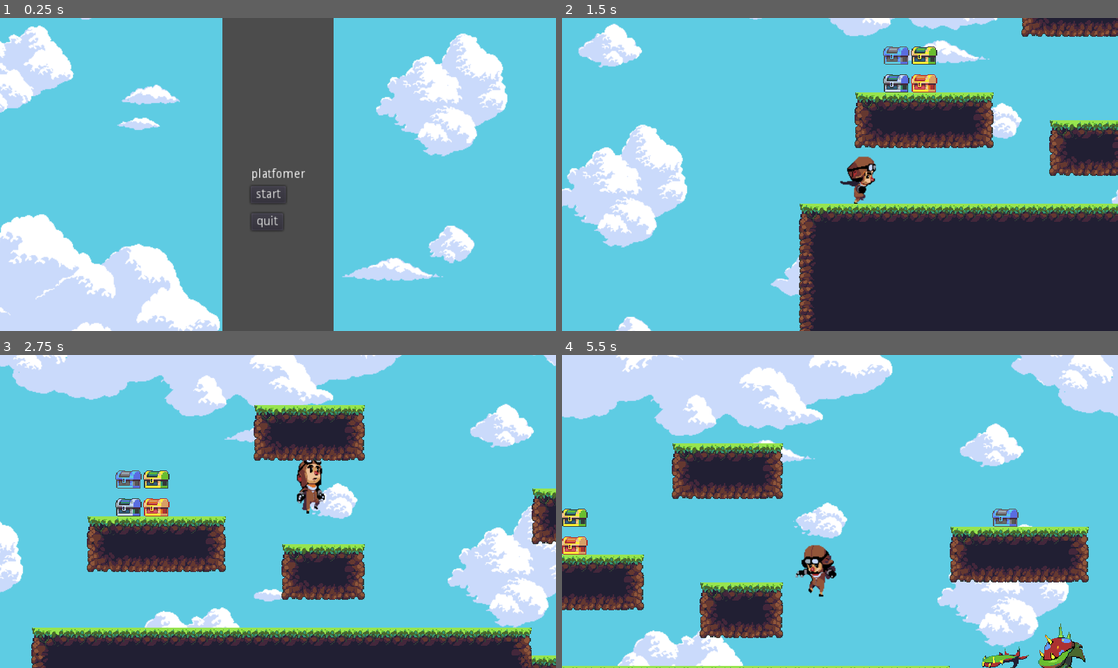
Above: before the commit, frames 1-4 (two rows, left to right).
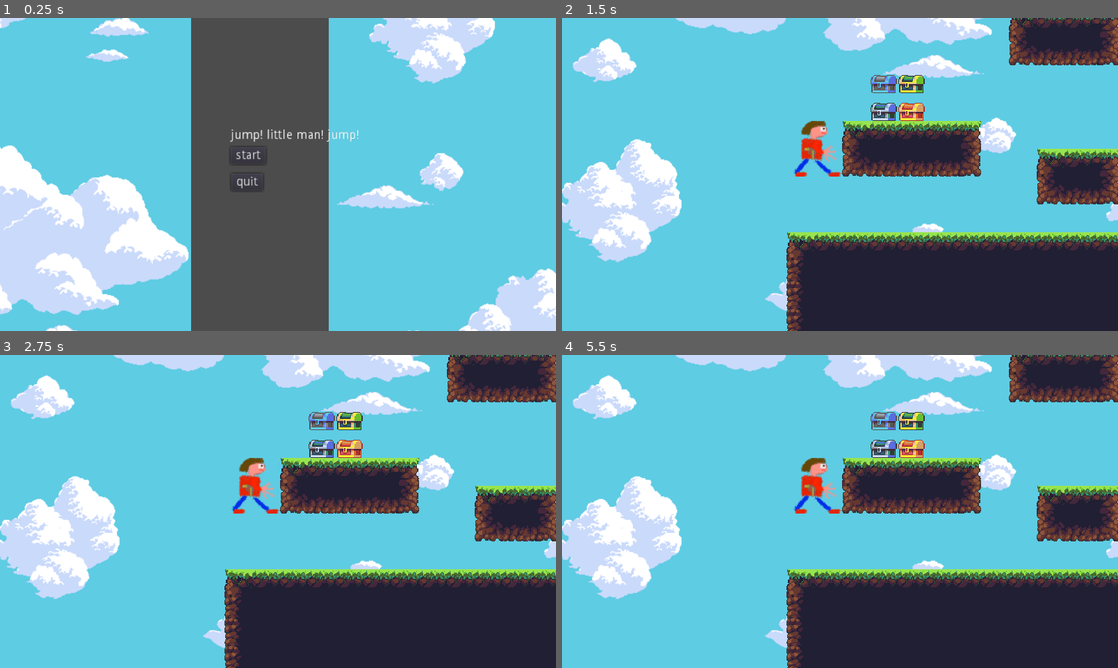
Above: after the commit, the same moments.

Repository: codekid-rgb/Zap-Star-finished
Game: Godot game, scene res://start menu.tscn
The game is run twice, just before and just after one commit, with the same random seed, the same clock (stepped at 60 frames per second) and the same inputs. The engine's default icon, where the game draws it, is replaced by a stand-in: a white triangle on a blue panel in a dark square.
Inputs:
- Up to frame 1 (0.25 s): no input
- Up to frame 2 (1.5 s): click "start" at 0.5 s; hold Right (ui_right) from 1.28 s (still down)
- Up to frame 3 (2.75 s): keep holding Right (ui_right); tap Up (ui_up) at 1.52, 2.27 s
- Up to frame 4 (5.5 s): release Right (ui_right) at 2.78 s; hold Left (ui_left) 2.78-3.53 s; hold Right (ui_right) 3.53-5.03 s; tap Up (ui_up) at 3.77, 4.52, 5.27 s; hold Left (ui_left) from 5.03 s (still down)

The runs differ from the first frame. In frame 1, 35% of the frame differs, in the area x 0-100%, y 0-100%; in frame 2, 34%; in frame 3, 57%; in frame 4, 63%.

Commit message:
eugene's changes

Diff:
--- /dev/null
+++ b/Area2D.gd
@@ -0,0 +1,11 @@
+
+extends Area2D
+
+export(String, FILE, "*.tscn") var world_scene
+
+
+func _physics_process(delta):
+	var bodies = get_overlapping_bodies()
+	for body in bodies:
+		if body.name == "enimy 1":
+			get_tree().change_scene(world_scene)
--- a/Player.tscn
+++ b/Player.tscn
@@ -1,16 +1,11 @@
-[gd_scene load_steps=14 format=2]
+[gd_scene load_steps=9 format=2]
 
 [ext_resource path="res://Player.gd" type="Script" id=1]
-[ext_resource path="res://Sprites/Player/Idle0.png" type="Texture" id=2]
-[ext_resource path="res://Sprites/Player/Jump3.png" type="Texture" id=3]
-[ext_resource path="res://Sprites/Player/Run0.png" type="Texture" id=4]
-[ext_resource path="res://Sprites/Player/Run1.png" type="Texture" id=5]
-[ext_resource path="res://Sprites/Player/Run2.png" type="Texture" id=6]
-[ext_resource path="res://Sprites/Player/Run3.png" type="Texture" id=7]
-[ext_resource path="res://Sprites/Player/Run4.png" type="Texture" id=8]
-[ext_resource path="res://Sprites/Player/Run7.png" type="Texture" id=9]
-[ext_resource path="res://Sprites/Player/Jump0.png" type="Texture" id=10]
-[ext_resource path="res://Sprites/Sky.png" type="Texture" id=11]
+[ext_resource path="res://Zap walk.png" type="Texture" id=2]
+[ext_resource path="res://Zap jump.png" type="Texture" id=3]
+[ext_resource path="res://Walk 4.png" type="Texture" id=4]
+[ext_resource path="res://Shoot.png" type="Texture" id=5]
+[ext_resource path="res://Sprites/Sky.png" type="Texture" id=6]
 
 [sub_resource type="SpriteFrames" id=1]
 animations = [ {
@@ -21,24 +16,31 @@
 }, {
 "frames": [ ExtResource( 3 ) ],
 "loop": true,
-"name": "fall",
+"name": "jump",
 "speed": 5.0
 }, {
-"frames": [ ExtResource( 4 ), ExtResource( 5 ), ExtResource( 6 ), ExtResource( 7 ), ExtResource( 8 ), ExtResource( 9 ) ],
+"frames": [ ExtResource( 4 ), ExtResource( 2 ) ],
 "loop": true,
 "name": "run",
 "speed": 12.0
 }, {
-"frames": [ ExtResource( 10 ) ],
+"frames": [ ExtResource( 3 ) ],
 "loop": true,
-"name": "jump",
+"name": "fall",
+"speed": 5.0
+}, {
+"frames": [ ExtResource( 5 ) ],
+"loop": true,
+"name": "shoot",
 "speed": 5.0
 } ]
 
 [sub_resource type="CapsuleShape2D" id=2]
-height = 32.0
+radius = 15.7987
+height = 20.7157
 
 [node name="Player" type="KinematicBody2D"]
+position = Vector2( 1.1095, -5.39946 )
 script = ExtResource( 1 )
 __meta__ = {
 "_edit_group_": true
--- /dev/null
+++ b/bulet root.gd
@@ -0,0 +1,9 @@
+extends Node2D
+
+# Called every frame. 'delta' is the elapsed time since the previous frame.
+func _process(delta):
+  move_local_x(delta * 400)
+
+func _on_Area2D_area_entered(area):
+  if(area.get_collision_layer_bit(2)):
+    queue_free()
--- /dev/null
+++ b/bulet root.tscn
@@ -0,0 +1,22 @@
+[gd_scene load_steps=5 format=2]
+
+[ext_resource path="res://bulet root.gd" type="Script" id=1]
+[ext_resource path="res://Bulet .png" type="Texture" id=2]
+[ext_resource path="res://Area2D.gd" type="Script" id=3]
+
+[sub_resource type="RectangleShape2D" id=1]
+extents = Vector2( 10.7998, 6.36354 )
+
+[node name="bulet root" type="Node2D"]
+script = ExtResource( 1 )
+
+[node name="bulet" type="Sprite" parent="."]
+texture = ExtResource( 2 )
+
+[node name="Area2D" type="Area2D" parent="."]
+script = ExtResource( 3 )
+world_scene = "res://enimi world.tscn"
+
+[node name="CollisionShape2D" type="CollisionShape2D" parent="Area2D"]
+position = Vector2( 3.32868, -2.7739 )
+shape = SubResource( 1 )
--- /dev/null
+++ b/enimi world.tscn
@@ -0,0 +1,10 @@
+[gd_scene load_steps=2 format=2]
+
+[ext_resource path="res://dirt gras.tres" type="TileSet" id=1]
+
+[node name="Node2D" type="Node2D"]
+
+[node name="TileMap" type="TileMap" parent="."]
+tile_set = ExtResource( 1 )
+cell_size = Vector2( 32, 32 )
+tile_data = PoolIntArray( 262141, 0, 65536, 262142, 0, 65537, 262143, 0, 65537, 196608, 0, 65537, 196609, 0, 65537, 196610, 0, 65537, 196611, 0, 65537, 196612, 0, 65537, 196613, 0, 65537, 196614, 0, 65537, 196615, 0, 65537, 196616, 0, 65537, 196617, 0, 65537, 196618, 0, 65537, 196619, 0, 65537, 196620, 0, 65538, 327677, 0, 3, 327678, 0, 4, 327679, 0, 4, 262144, 0, 4, 262145, 0, 4, 262146, 0, 4, 262147, 0, 4, 262148, 0, 4, 262149, 0, 4, 262150, 0, 4, 262151, 0, 4, 262152, 0, 4, 262153, 0, 4, 262154, 0, 4, 262155, 0, 4, 262156, 0, 5 )
--- a/enimy 1.tscn
+++ b/enimy 1.tscn
@@ -1,13 +1,17 @@
-[gd_scene load_steps=4 format=2]
+[gd_scene load_steps=6 format=2]
 
 [ext_resource path="res://enimy 1.gd" type="Script" id=1]
-[ext_resource path="res://icon.png" type="Texture" id=2]
+[ext_resource path="res://Enimi 1.png" type="Texture" id=2]
+[ext_resource path="res://Area2D.gd" type="Script" id=3]
 
 [sub_resource type="RectangleShape2D" id=1]
-extents = Vector2( 32, 32 )
+extents = Vector2( 25.3983, 32 )
+
+[sub_resource type="CapsuleShape2D" id=2]
+radius = 26.2346
 
 [node name="enimy 1" type="KinematicBody2D"]
-position = Vector2( 256, 64 )
+position = Vector2( 281.924, 74.453 )
 script = ExtResource( 1 )
 __meta__ = {
 "_edit_group_": true
@@ -17,9 +21,18 @@
 shape = SubResource( 1 )
 
 [node name="icon" type="Sprite" parent="."]
+position = Vector2( 0.284409, 0 )
+scale = Vector2( 1.00889, 1 )
 texture = ExtResource( 2 )
 
 [node name="sensor" type="RayCast2D" parent="."]
-position = Vector2( 34, 0 )
+position = Vector2( 16.857, 3.76309 )
 enabled = true
 cast_to = Vector2( 0, 35 )
+
+[node name="Area2D" type="Area2D" parent="."]
+script = ExtResource( 3 )
+world_scene = "res://World1.tscn"
+
+[node name="CollisionShape2D" type="CollisionShape2D" parent="Area2D"]
+shape = SubResource( 2 )
--- a/start menu.tscn
+++ b/start menu.tscn
@@ -9,27 +9,33 @@
 script = ExtResource( 1 )
 
 [node name="Sky" type="Sprite" parent="."]
-position = Vector2( -64, 173 )
+position = Vector2( -101.051, 94.0179 )
+scale = Vector2( 1.00282, 0.994359 )
 texture = ExtResource( 2 )
 
 [node name="Sky" type="Sprite" parent="Sky"]
-position = Vector2( 768, 127 )
+position = Vector2( 783.056, 123.594 )
+scale = Vector2( 0.952949, 1.01064 )
 texture = ExtResource( 2 )
 
 [node name="CenterContainer" type="CenterContainer" parent="."]
 anchor_right = 1.0
 anchor_bottom = 1.0
+margin_left = 20.0
+margin_top = -59.0
+margin_right = 20.0
+margin_bottom = -30.0
 
 [node name="VBoxContainer" type="VBoxContainer" parent="CenterContainer"]
-margin_left = 289.0
-margin_top = 173.0
-margin_right = 351.0
-margin_bottom = 187.0
+margin_left = 246.0
+margin_top = 187.0
+margin_right = 394.0
+margin_bottom = 201.0
 
 [node name="name" type="Label" parent="CenterContainer/VBoxContainer"]
-margin_right = 62.0
+margin_right = 148.0
 margin_bottom = 14.0
-text = "platfomer"
+text = "jump! little man! jump!"
 
 [node name="start" type="Button" parent="CenterContainer/VBoxContainer/name"]
 margin_left = -1.0
--- a/world 11.tscn
+++ b/world 11.tscn
@@ -23,6 +23,6 @@
 
 [node name="world complet" parent="." instance=ExtResource( 4 )]
 position = Vector2( 2432, 288 )
-world_scene = "res://start menu.tscn"
+world_scene = "res://world 12.tscn"
 
 [connection signal="fell" from="Player" to="." method="_on_Player_fell"]
--- a/world 12.tscn
+++ b/world 12.tscn
@@ -24,5 +24,6 @@
 
 [node name="world complet" parent="TileMap" instance=ExtResource( 4 )]
 position = Vector2( 23.1264, 258.471 )
+world_scene = "res://wprld13.tscn"
 
 [connection signal="fell" from="TileMap/Player" to="." method="_on_Player_fell"]
--- a/world3.tscn
+++ b/world3.tscn
@@ -30,9 +30,11 @@
 
 [node name="enimy 1" parent="." instance=ExtResource( 5 )]
 position = Vector2( -1024, 160 )
+ground_speed = 1000
 
 [node name="enimy 2" parent="." instance=ExtResource( 5 )]
 position = Vector2( -608, 256 )
+ground_speed = 1000
 
 [node name="enimy 3" parent="." instance=ExtResource( 5 )]
 position = Vector2( 64, 256 )
--- /dev/null
+++ b/wprld13.tscn
@@ -0,0 +1,28 @@
+[gd_scene load_steps=5 format=2]
+
+[ext_resource path="res://Node2D.gd" type="Script" id=1]
+[ext_resource path="res://dirt gras.tres" type="TileSet" id=2]
+[ext_resource path="res://Player.tscn" type="PackedScene" id=3]
+[ext_resource path="res://world complet.tscn" type="PackedScene" id=4]
+
+[node name="Node2D" type="Node2D"]
+script = ExtResource( 1 )
+
+[node name="TileMap" type="TileMap" parent="."]
+tile_set = ExtResource( 2 )
+cell_size = Vector2( 32, 32 )
+format = 1
+tile_data = PoolIntArray( 65532, 0, 65536, 65533, 0, 65537, 65534, 0, 65537, 65535, 0, 65538, 131068, 0, 3, 131069, 0, 4, 131070, 0, 4, 131071, 0, 5, 65537, 0, 65536, 65538, 0, 65538, 131073, 0, 3, 131074, 0, 5, 131077, 0, 65536, 131078, 0, 65537, 131079, 0, 65538, 196613, 0, 3, 196614, 0, 4, 196615, 0, 5, 262154, 0, 65536, 262155, 0, 65537, 262156, 0, 65537, 262157, 0, 65538, 327690, 0, 327682, 327691, 0, 327685, 327692, 0, 327685, 327693, 0, 327683, 393218, 0, 65536, 393219, 0, 65537, 393220, 0, 65537, 393221, 0, 65537, 393222, 0, 65537, 393223, 0, 65537, 393224, 0, 65537, 393225, 0, 65537, 393226, 0, 327681, 393227, 0, 327685, 393228, 0, 327685, 393229, 0, 327683, 458754, 0, 3, 458755, 0, 4, 458756, 0, 4, 458757, 0, 4, 458758, 0, 4, 458759, 0, 4, 458760, 0, 4, 458761, 0, 4, 458762, 0, 4, 458763, 0, 4, 458764, 0, 4, 458765, 0, 5 )
+
+[node name="Player" parent="." instance=ExtResource( 3 )]
+position = Vector2( 130.321, 161.187 )
+RESPAWN_HEIGHT = 500
+
+[node name="world complet" parent="." instance=ExtResource( 4 )]
+position = Vector2( -79.7361, -28.2935 )
+world_scene = "res://start menu.tscn"
+
+[node name="spawn" type="Position2D" parent="."]
+position = Vector2( 101.171, 158.615 )
+
+[connection signal="fell" from="Player" to="." method="_on_Player_fell"]
Binary file added: Bulet .png
Not shown, added: Bulet .png.import
Binary file added: Enimi 1.png
Not shown, added: Enimi 1.png.import
Not shown: 1 places in Player.tscn that only renumber resources
Binary file added: Shoot.png
Not shown, added: Shoot.png.import
Binary file added: Walk 4.png
Not shown, added: Walk 4.png.import
Binary file added: Zap idle.png
Not shown, added: Zap idle.png.import
Binary file added: Zap jump.png
(and 4 more such lines)
